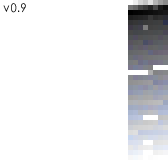
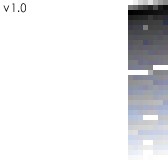
Revision of a layered w=168, h=160 image; what changed, layer by layer:
renamed "v 0.9" to "v 1.0", painted on it over 11, 3, 26, 13
